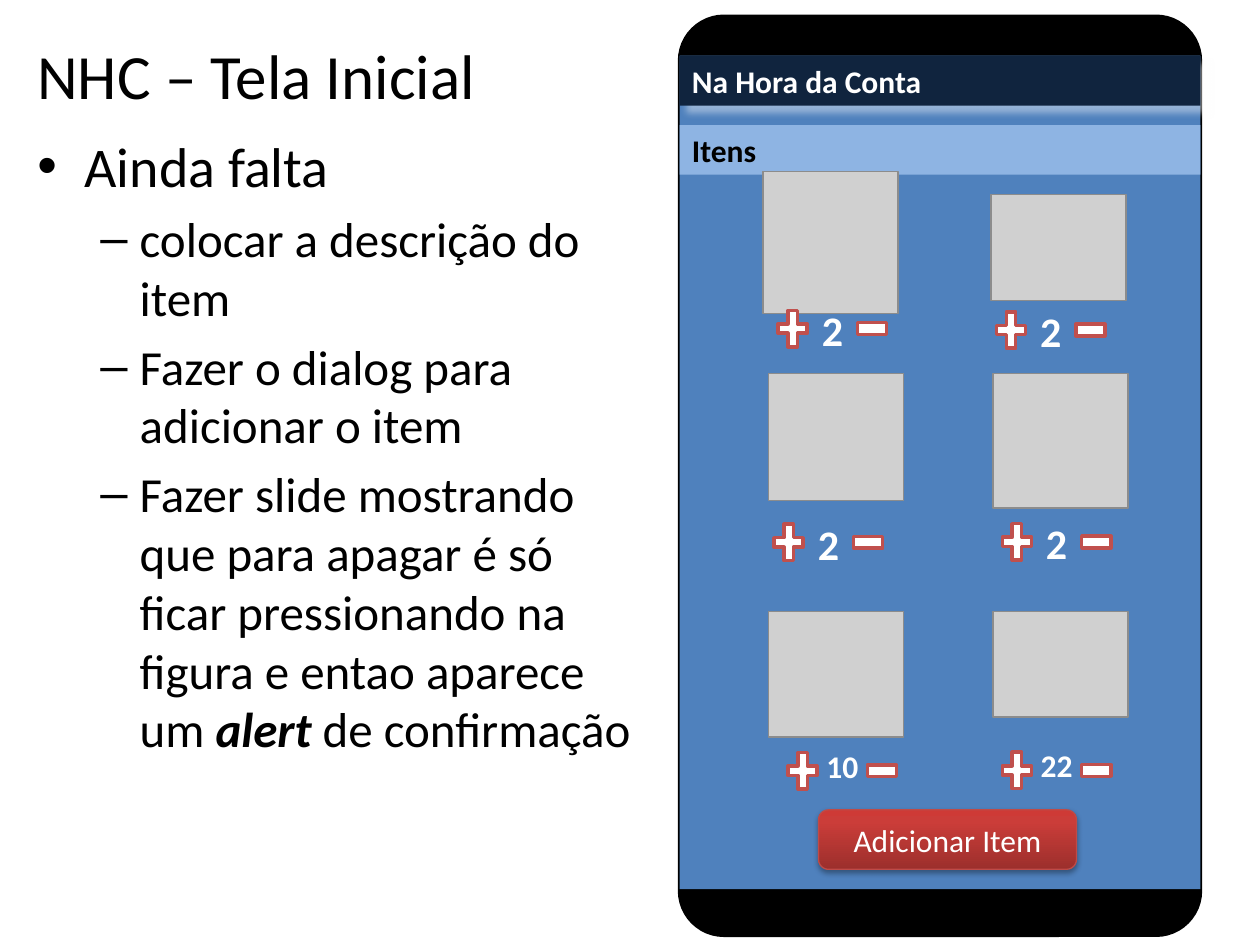
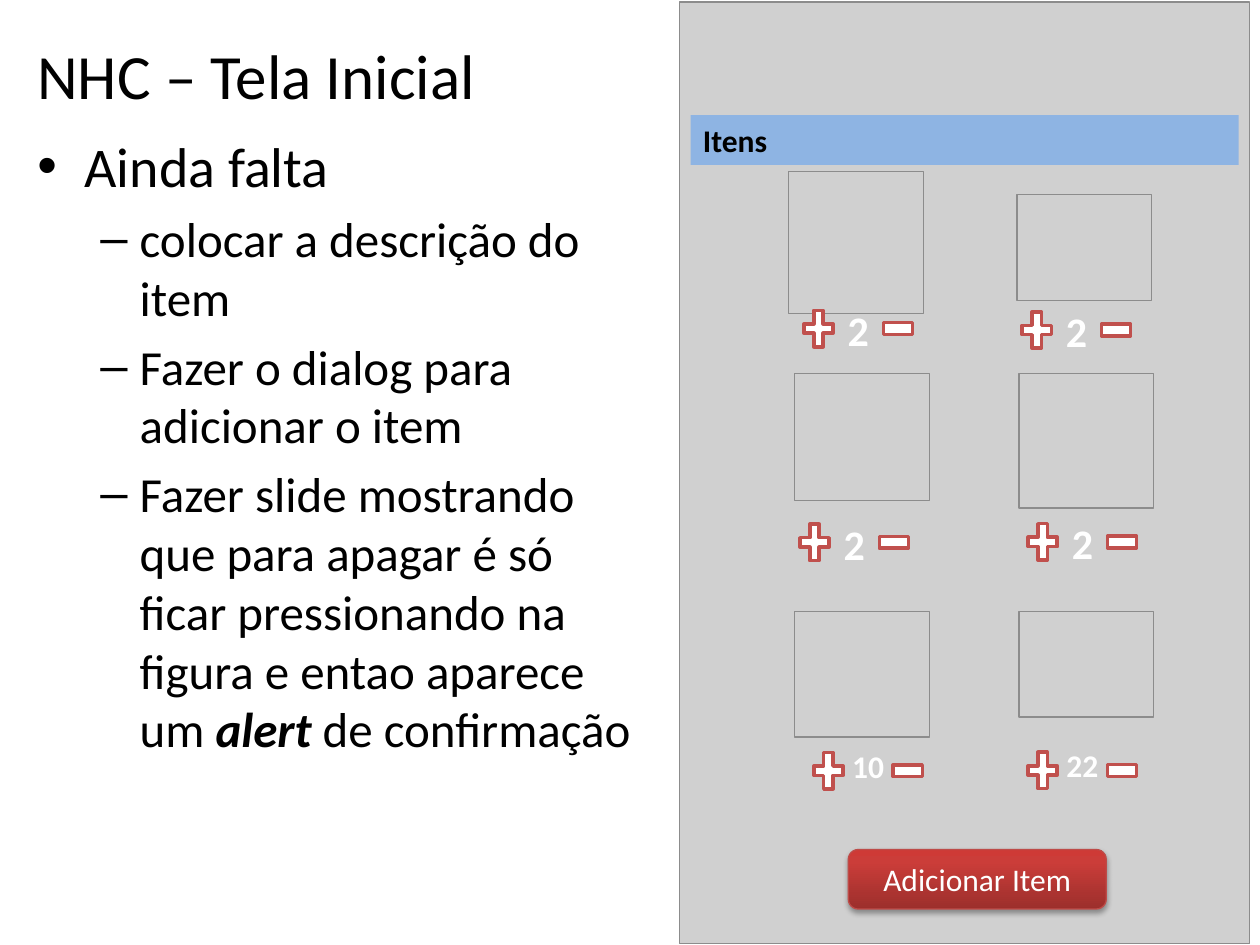
Before and after one commit to betito/proj-beto-rara, a slide deck: slide 3 of ButecoCalc/Calculadora de Buteco - V2.0.pptx. Drawn at 1260x945 pixels with LibreOffice and Linux fonts; fonts in the diff are those of the drawing; grey boxes stand for pictures. Boxes give left, top, right and bottom in pixels: in the first picture for what was removed or moved away, otherwise in the second. Text is boxed around its words. In the diff, an @@ line names an element or a change of style, - is before the commit and + after.

```diff
--- a/ButecoCalc/Calculadora de Buteco - V2.0.pptx
+++ b/ButecoCalc/Calculadora de Buteco - V2.0.pptx
@@ rounded rectangle removed at (679, 16, 1200, 935) @@
@@ picture added at (679, 3, 1250, 944) @@
@@ rectangle removed at (679, 55, 1200, 888) @@
@@ rectangle removed at (679, 55, 1200, 105) @@
-Na Hora da Conta
@@ rectangle "Itens": place and size @@
-rectangle "Itens" at (679, 125, 1200, 174)
+rectangle "Itens" at (690, 116, 1239, 165)
@@ 6 pictures, 6 texts, 6 math minuses, 6 plus signs: place and size @@
-6 pictures, 6 texts, 6 math minuses, 6 plus signs at (764, 171, 1128, 795)
+6 pictures, 6 texts, 6 math minuses, 6 plus signs at (789, 171, 1154, 795)
@@ rounded rectangle "Adicionar Item": place and size @@
-rounded rectangle "Adicionar Item" at (819, 810, 1077, 869)
+rounded rectangle "Adicionar Item" at (848, 849, 1106, 908)
```
Also in this commit, not shown: 3 other slides changed.
